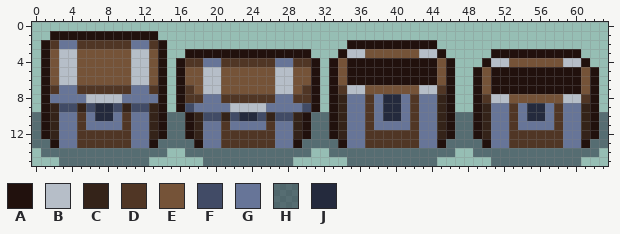
Pixel-art sprite: assets/chest_01.png. Above is the file before it was changed.
The file is 256x64 pixels, drawn in blocks of 4x4; one block is one cell here.
Palette (. is transparent): A #21110d  B #b6bec8  C #342319  D #503625  E #755338  F #414b66  G #677598  H #171c3180  J #242a3d
Pixels before, first column x 0:
 1 ..AAAAAAAAAAAA..................................................
 2 .ADGGDDDDDDGGDA....................AAAAAAAAAA...................
 3 .AEBBEEEEEEBBEA..AAAAAAAAAAAAAA...ABBEEEEEEBBA.....AAAAAAAAAA...
 4 .AEBBEEEEEEBBEA.ADDGGDDDDDDGGDDA.AEAAAAAAAAAAEA...ABBEEEEEEBBA..
 5 .AEBBEEEEEEBBEA.AEEBBEEEEEEBBEEA.AEAAAAAAAAAAEA..AEAAAAAAAAAAEA.
 6 .AEBBEEEEEEBBEA.AEEBBEEEEEEBBEEA.AEAAAAAAAAAAEA..AEAAAAAAAAAAEA.
 7 .ADGGDDDDDDGGDA.ADEBBEEEEEEBBEDA.ADBBEEEEEEBBDA..AEAAAAAAAAAAEA.
 8 .AGGGGBBBBGGGGA.ADDGGDDDDDDGGDDA.ACGGDGJJGDGGCA..ADBBEEEEEEBBDA.
 9 .ACFFCFJJFCFFCA.AFGGGGBBBBGGGGFA.ACGGDGJJGDGGCA..ACGGDGJJGDGGCA.
10 HACGGDGJJGDGGCAHHACFFCFJJFCFFCAHHACGGDGJJGDGGCAHHACGGDGJJGDGGCAH
11 HACGGDGGGGDGGCAHHACGGDGGGGDGGCAHHACGGDGGGGDGGCAHHACGGDGGGGDGGCAH
12 HACGGDDDDDDGGCAHHACGGDDDDDDGGCAHHACGGDDDDDDGGCAHHACGGDDDDDDGGCAH
13 HHAGGDDDDDDGGAHHHHAGGDDDDDDGGAHHHHAGGDDDDDDGGAHHHHAGGDDDDDDGGAHH
14 .HHHHHHHHHHHHHH..HHHHHHHHHHHHHH..HHHHHHHHHHHHHH..HHHHHHHHHHHHHH.
15 ...HHHHHHHHHH......HHHHHHHHHH......HHHHHHHHHH......HHHHHHHHHH...
The same view after the edit:
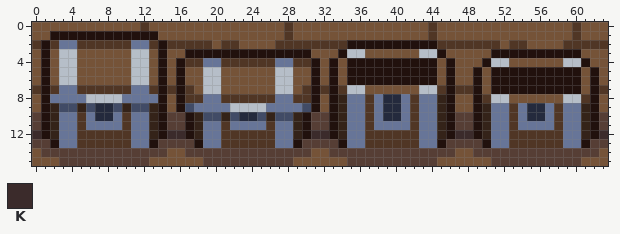
Colours new in this view: K #3b2b2b
Difference:
colour H: #171c3180 -> #563e35
y 0: x 0..63 ................................................................ -> EEEEEEEEEEEEDEEEEEEEEEEEEEEEDEEEEEEEEEEEEEEEDEEEEEEEEEEEEEEEDEEE
y 1: x 0..1 .. -> EE; x 14..63 .................................................. -> EEEEEEEEEEEEEEDEEEEEEEEEEEEEEEDEEEEEEEEEEEEEEEDEEE
y 2: x 0 . -> D; x 15..34 .................... -> DDDDDEDDEEEEDDDDDDDD; x 45..63 ................... -> DDDDDDDEDDEEEEDDDDD
y 3: x 0 . -> E; x 15..16 .. -> EE; x 31..33 ... -> EEE; x 46..50 ..... -> EEEEE; x 61..63 ... -> EEE
y 4: x 0 . -> E; x 15 . -> E; x 32 . -> E; x 47..49 ... -> EEE; x 62..63 .. -> EE
y 5..6: x 0 . -> E; x 15 . -> E; x 32 . -> E; x 47..48 .. -> EE; x 63 . -> E
y 7: x 0 . -> D; x 15 . -> D; x 32 . -> D; x 47..48 .. -> DD; x 63 . -> D
y 8..9: x 0 . -> E; x 15 . -> E; x 32 . -> E; x 47..48 .. -> EE; x 63 . -> E
y 12: x 0 H -> K; x 15..16 HH -> KK; x 31..32 HH -> KK; x 47..48 HH -> KK; x 63 H -> K
y 14: x 0 . -> E; x 15..16 .. -> EE; x 31..32 .. -> EE; x 47..48 .. -> EE; x 63 . -> E
y 15: x 0..2 ... -> EEE; x 13..18 ...... -> EEEEEE; x 29..34 ...... -> EEEEEE; x 45..50 ...... -> EEEEEE; x 61..63 ... -> EEE
